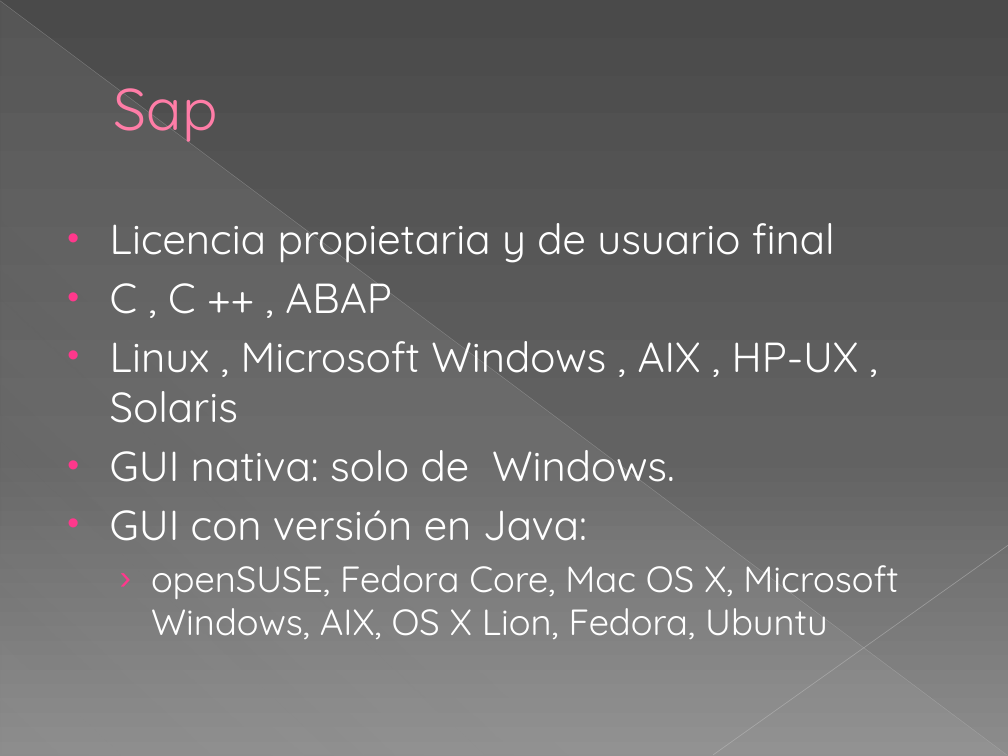
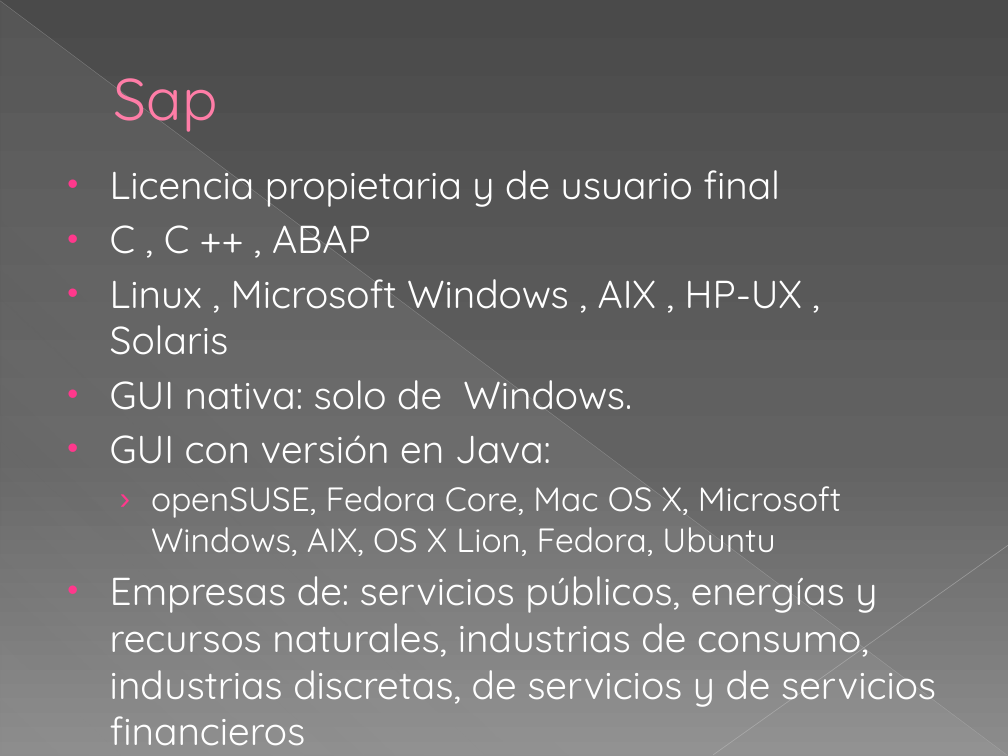
Before and after one commit to angelidito/DAM, a slide deck: slide 3 of Gestión/SAP, Odoo y webERP.pptx. Drawn at 1008x756 pixels with LibreOffice and Linux fonts; fonts in the diff are those of the drawing. Boxes give left, top, right and bottom in pixels: in the first picture for what was removed or moved away, otherwise in the second. Text is boxed around its words. In the diff, an @@ line names an element or a change of style, - is before the commit and + after.

```diff
--- a/Gestión/SAP, Odoo y webERP.pptx
+++ b/Gestión/SAP, Odoo y webERP.pptx
@@ title "Sap": place and size @@
-title "Sap" at [114,88,218,142]
+title "Sap" at [114,78,218,132]
@@ text "Licencia propietaria y de usuario ...": place and size @@
-text "Licencia propietaria y de usuario ..." at [110,223,899,639]
+text "Licencia propietaria y de usuario ..." at [110,170,936,746]
@@ text at [110,170,842,556]: size 30 to 27.8 pt in "Licencia propietaria y de usuario final", "C , C ++ , ABAP", "Linux , Microsoft Windows , AIX , ...", "GUI nativa: solo de Windows." and 1 more places; size 26 to 24.1 pt in "openSUSE, Fedora Core, Mac OS X, Microsoft ..." @@
@@ text at [110,576,936,746]: paragraphs added @@
+• Empresas de: servicios públicos, energías y recursos naturales, industrias de consumo, industrias discretas, de servicios y de servicios financieros
+• 400 € / mes / módulo
```
Also in this commit, not shown: 2 other slides changed, 3 slides added.
